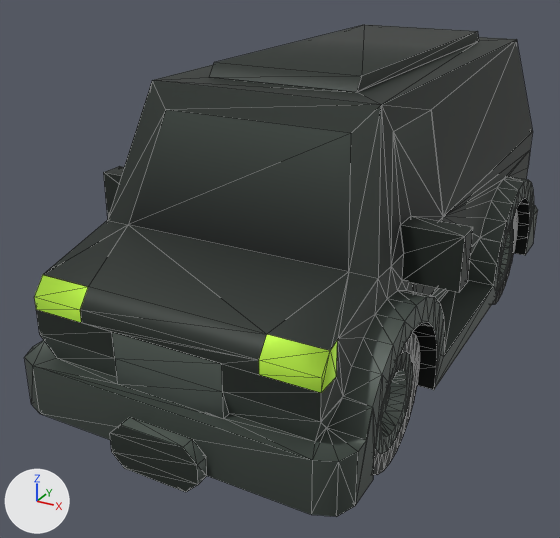
Renders of the glTF model public/models/kenney/van.glb from each side of a commit.
Camera for both pictures: a 50 mm lens placed at (1.36, -2.96, 1.81), pointed at (-0.17, -0.19, 0.43). The axes (+X, +Y, +Z) are drawn at lower left. The lights are the same throughout. The picture after the commit comes second. Mesh edges are drawn as thin lines. Vertices at exactly the same position are counted once.

Objects in the first picture: 'body', 'wheel-back-left', 'wheel-front-left'.
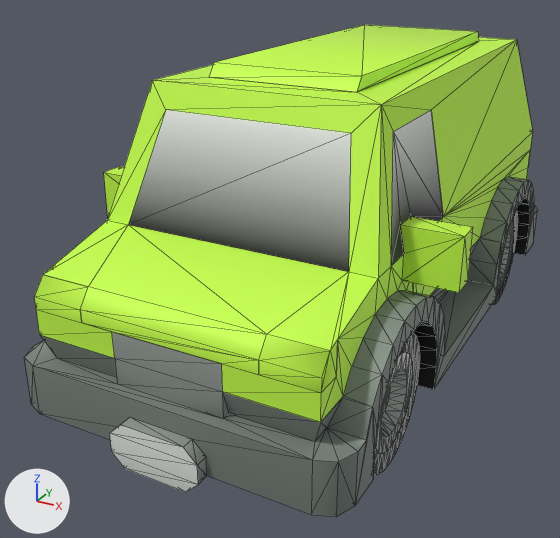
Changed parts and their boxes [x1, y1, x2, y2] in the pictures (560 x 538 px):
part 1 of me_body, recoloured (dark grey to grey)
    both: [24, 132, 538, 517]
part 2 of me_body, recoloured (dark grey to green)
    both: [36, 25, 533, 492]
part 3 of me_wheel_back_left, recoloured
    both: [375, 227, 514, 454]
part 4 of me_wheel_back_left, recoloured
    both: [376, 222, 514, 443]
part 5 of me_wheel_back_left, recoloured
    both: [381, 258, 508, 454]

The change in detail:
me_body has 430 vertices, 754 faces and spans x -0.75..0.75, y -1.25..1.5, z -0.05..1.15.
me_body is used by ob_body; location (0.0, -0.1, 0.2).
me_body part 1: 391 faces centred in x -0.65..0.65, y -1.23..1.48, z -0.05..0.8 are repainted in the vertex colours; the middle colour goes from dark grey #4c5550 to grey #808984.
me_body part 2: 182 faces centred in x -0.75..0.75, y -1.25..1.5, z -0.03..1.15 are repainted in the vertex colours; the middle colour goes from dark grey #2b312d to green #c7ff4a.
me_wheel_back_left has 216 vertices, 332 faces and spans x -0.05..0.3, y -0.3..0.3, z -0.3..0.3.
me_wheel_back_left is used by ob_wheel_back_left; location (0.3, 0.76, 0.3).
me_wheel_back_left part 3: 76 faces centred in x 0.25..0.3, y -0.177..0.177, z -0.122..0.109 are repainted in the vertex colours; the middle colour goes from grey #747f78 to grey #aeb5af.
me_wheel_back_left part 4: 16 faces centred in x 0.3, y -0.147..0.138, z 0.03..0.159 are repainted in the vertex colours; the middle colour goes from dark grey #333b36 to light grey #d1d7d1.
me_wheel_back_left part 5: 26 faces centred in x 0.25..0.3, y -0.084..0.084, z -0.158..-0.029 are repainted in the vertex colours; the middle colour goes from dark grey #636d66 to grey #9aa29c.
